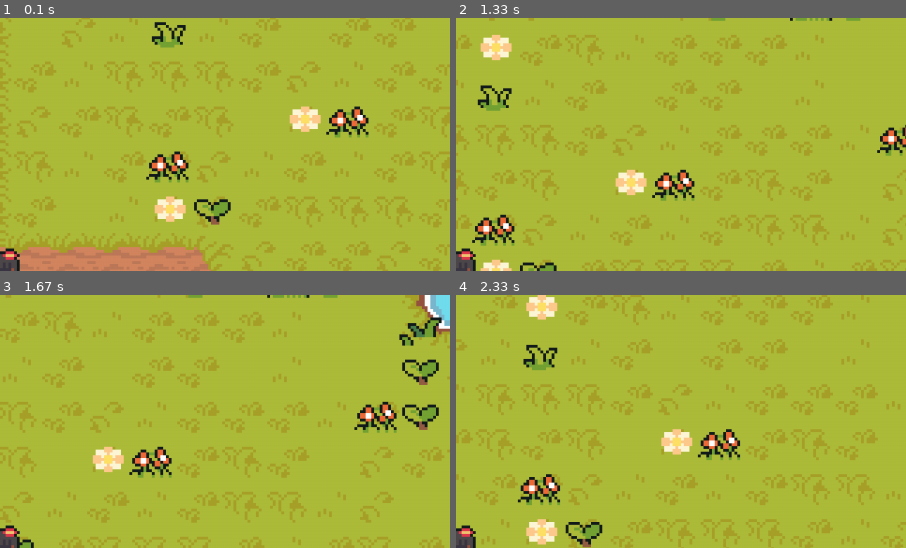
Above: before the commit, frames 1-4 (two rows, left to right).
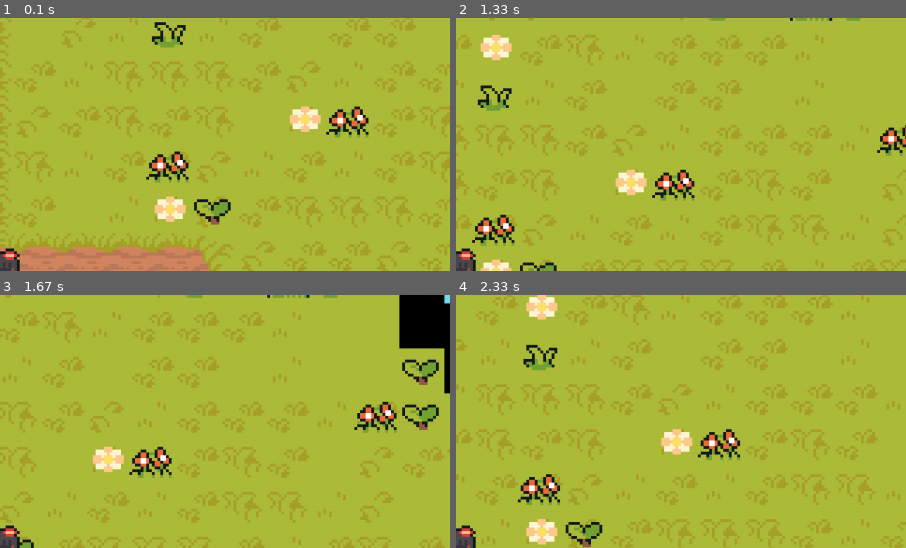
Above: after the commit, the same moments.

Repository: WebDevJasonCameron/pygame_study
Game: pygame game, started from pygame_zelda/code/main.py
Same seed, same stepped clock (60 frames per second), same inputs: the game is played once before the commit and once after it.
Inputs:
- Up to frame 1 (0.1 s): no input
- Up to frame 2 (1.33 s): hold Right 0.33-0.8 s; hold Up 0.83-1.13 s; hold Right from 1.17 s (still down)
- Up to frame 3 (1.67 s): release Right at 1.63 s
- Up to frame 4 (2.33 s): hold Left 1.67-2.2 s; hold Down from 2.23 s (still down)
The pictures show only the part of the screen within x 50-100%, y 0-50%; the shares and areas given below are measured in that part.

Frames 1-2 are identical in both runs. In frame 3, 2.6% of the frame differs, in the area x 88-100%, y 0-40%; in frame 4, nothing differs.

Commit message:
map with boundaries added

Diff:
--- a/pygame_zelda/code/level.py
+++ b/pygame_zelda/code/level.py
@@ -3,6 +3,7 @@
 from tile import Tile
 from player import Player
 from debug import debug
+from support import *
 
 
 class Level:
@@ -19,15 +20,20 @@
         self.create_map()
 
     def create_map(self):
-        # for row_index, row in enumerate(WORLD_MAP):
-        # for col_index, col in enumerate(row):
-        #     x = col_index * TILESIZE
-        #     y = row_index * TILESIZE
-        #     if col == 'x':
-        #         Tile((x, y), [self.visible_sprites, self.obstacle_sprites])
-        #     if col == 'p':
-        #         self.player = Player(
-        #             (x, y), [self.visible_sprites], self.obstacle_sprites)
+        layouts = {
+            'boundary': import_csv_layout('../map/map_FloorBlocks.csv')
+        }
+
+        for style, layout in layouts.items():
+            for row_index, row in enumerate(layout):
+                for col_index, col in enumerate(row):
+                    if col != '-1':
+                        x = col_index * TILESIZE
+                        y = row_index * TILESIZE
+                        if style == 'boundary':
+                            Tile((x, y), [self.visible_sprites,
+                                          self.obstacle_sprites], 'invisible')
+
         self.player = Player(
             (2000, 1430), [self.visible_sprites], self.obstacle_sprites)
 
--- /dev/null
+++ b/pygame_zelda/code/support.py
@@ -0,0 +1,12 @@
+from csv import reader
+
+
+def import_csv_layout(path):
+
+    terrain_map = []
+
+    with open(path) as level_map:
+        layout = reader(level_map, delimiter=',')
+        for row in layout:
+            terrain_map.append(list(row))
+        return terrain_map
--- a/pygame_zelda/code/tile.py
+++ b/pygame_zelda/code/tile.py
@@ -3,9 +3,9 @@
 
 
 class Tile(pygame.sprite.Sprite):
-    def __init__(self, pos, groups):
+    def __init__(self, pos, groups, sprite_type, surface=pygame.Surface((TILESIZE, TILESIZE))):
         super().__init__(groups)
-        self.image = pygame.image.load(
-            '../graphics/test/rock.png').convert_alpha()
+        self.sprite_type = sprite_type
+        self.image = surface
         self.rect = self.image.get_rect(topleft=pos)
         self.hitbox = self.rect.inflate(0, -10)
